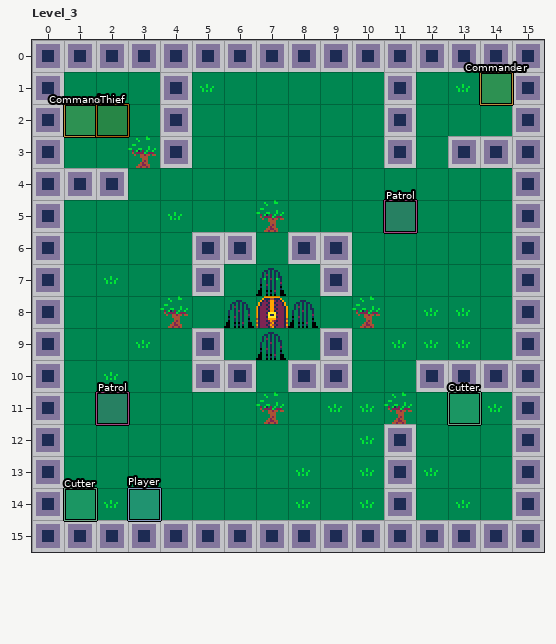
Two versions of a level (LDtk project, res/maps/distactia.ldtk). The picture above was drawn from the file before the commit.
Cells are 16x16 px. Shown: Level_3 x 0..15, y 0..15. The commit also changed other parts of the map, which this record leaves out.
And afterwards:
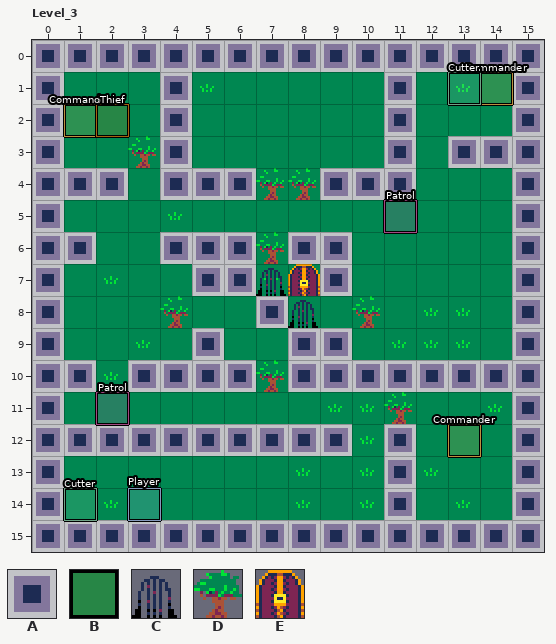
Key: from "AutoBase": A 1 "Wall", B 2 "Grass"; from "Map": C 2, D 4, E 12.
_ is an empty cell.
Objects are placed by their top-left corner, in cells (3,4 is the top-left corner of cell 3,4); size is 1x1 cell unless given.
Diff:
Layer "AutoBase":
Tile B becomes tile A in row 4 at x 4 to 6 and 9 to 11; in row 6 at x 1 and 4; in row 7 at x 6; in row 8 at x 7; in row 9 at x 8; in row 10 at x 1, 3 to 4 and 10 to 11.
Tile B becomes tile A in row 12 at x 1 to 9.
Layer "Entities":
Object E "Goal" at 7,8 becomes E "Goal" at 8,7.
Object D "Tree" at 7,11 becomes D "Tree" at 7,10.
Object D "Tree" at 7,5 becomes D "Tree" at 7,6.
A new object: "Commander" rectangle at 13,12.
Object "Cutter" rectangle at 13,11 becomes "Cutter" rectangle at 13,1.
A new object: D "Tree" at 7,4.
A new object: D "Tree" at 8,4.
Object C "Gate" at 6,8 is removed.
Object C "Gate" at 7,9 is removed.
